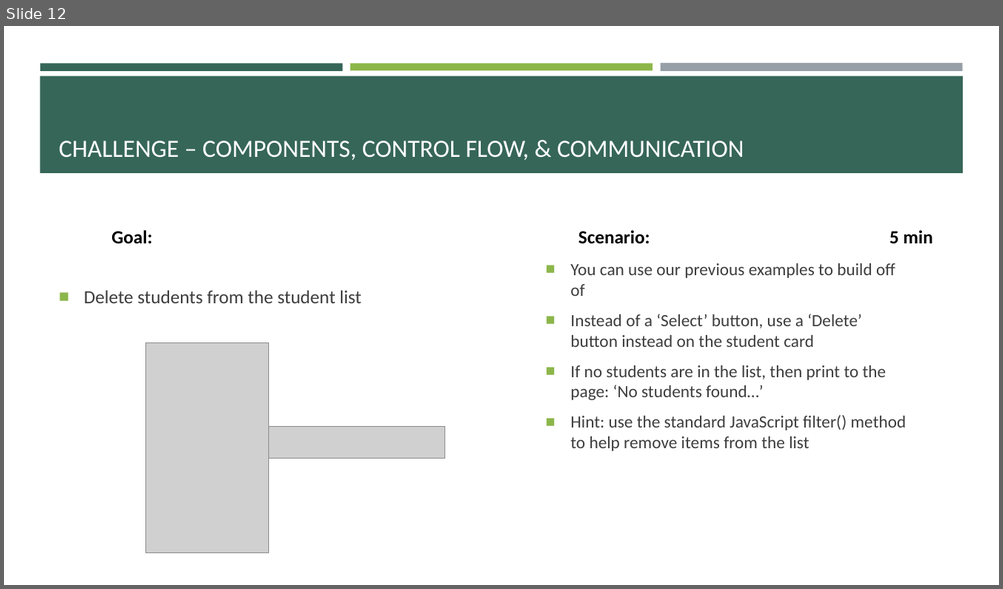
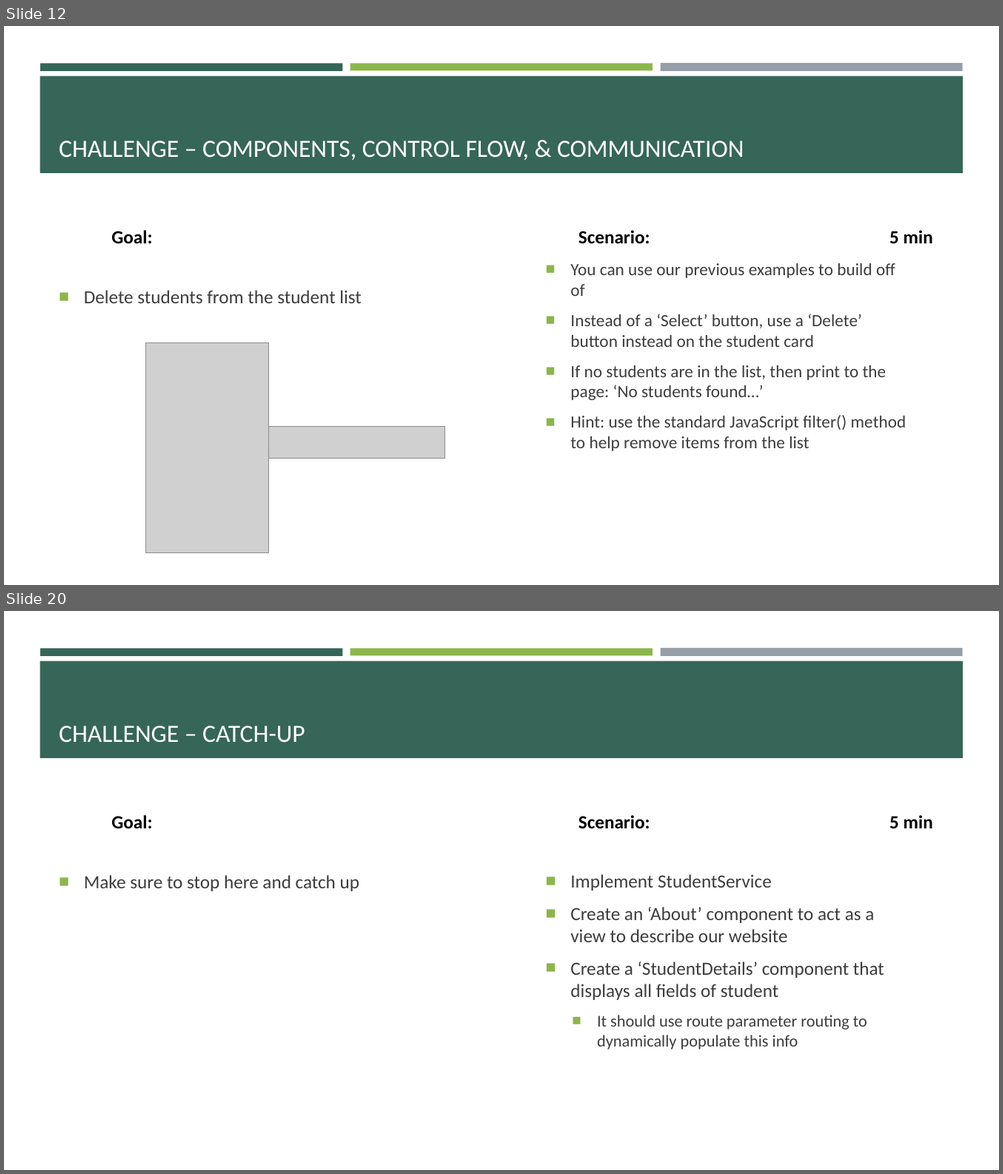
Before and after one commit to e-m-wilson/java-fs, a slide deck: Week_7/Angular.pptx. Shown one above the other, each under a label of ours: slide 12 before the commit, slides 12 and 20 after it; the slides between them are not shown. The pictures are 1003x589 and 1003x1174 pixels, drawn with LibreOffice and Linux fonts; fonts in the diff are those of the drawing; grey boxes stand for pictures. Boxes give left, top, right and bottom in pixels: in the first picture for what was removed or moved away, otherwise in the second. Text is boxed around its words. In the diff, an @@ line names an element or a change of style, - is before the commit and + after.

```diff
--- a/Week_7/Angular.pptx
+++ b/Week_7/Angular.pptx
@@ slide 20 added at [4,611,999,1170], background #FFFFFF; not listed: 4 template elements that a slide beside it also shows @@
@@ title added at [59,726,304,743], 24 pt, text #FFFFFF @@
+CHALLENGE – CATCH-UP
@@ text added at [111,815,152,829], 18 pt, text #000000, bold @@
+Goal:
@@ text added at [578,815,933,829], 18 pt, text #000000, bold @@
+Scenario: 5 min
@@ text added at [84,875,359,891], 18 pt, text #3D3D3D @@
+■ Make sure to stop here and catch up
@@ text added at [570,874,884,1050], 18 pt, text #3D3D3D @@
+■ Implement StudentService
+■ Create an ‘About’ component to act as a view to describe our website
+■ Create a ‘StudentDetails’ component that displays all fields of student
+  ■ It should use route parameter routing to dynamically populate this info
```
Also in this commit, not shown: 2 slides changed, 7 other slides added.
